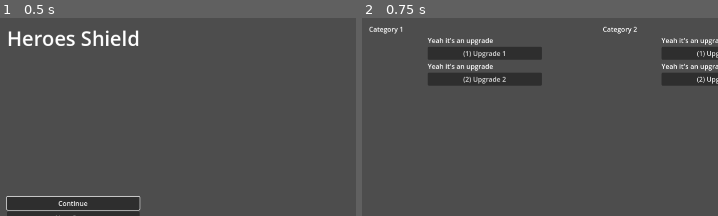
Above: before the commit, frames 1-2 (left to right).
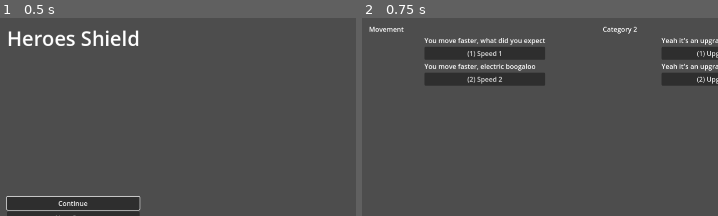
Above: after the commit, the same moments.

Repository: Cookie-Tin-Studios/Heroes-Shield
Game: Godot game, scene res://scenes/menu/main_menu.tscn
Two runs of this game, one before a commit and one after it. Both use one fixed random seed, a clock stepped at 60 frames per second and the inputs below.
Inputs:
- Up to frame 1 (0.5 s): no input
- Up to frame 2 (0.75 s): click "Upgrades" at 0.5 s
The pictures show only the part of the screen within x 0-50%, y 0-50%; the shares and areas given below are measured in that part.

Frame 1 is identical in both runs. In frame 2, 1.8% of the frame differs, in the area x 1-52%, y 4-34%.

Commit message:
why the hell do my buttons not work

Diff:
--- a/project.godot
+++ b/project.godot
@@ -91,6 +91,12 @@
 , Object(InputEventJoypadButton,"resource_local_to_scene":false,"resource_name":"","device":-1,"button_index":0,"pressure":0.0,"pressed":false,"script":null)
 ]
 }
+ui_previous_menu={
+"deadzone": 0.5,
+"events": [Object(InputEventKey,"resource_local_to_scene":false,"resource_name":"","device":-1,"window_id":0,"alt_pressed":false,"shift_pressed":false,"ctrl_pressed":false,"meta_pressed":false,"pressed":false,"keycode":0,"physical_keycode":4194305,"key_label":0,"unicode":0,"location":0,"echo":false,"script":null)
+, Object(InputEventJoypadButton,"resource_local_to_scene":false,"resource_name":"","device":-1,"button_index":1,"pressure":0.0,"pressed":true,"script":null)
+]
+}
 
 [layer_names]
 
--- a/scenes/menu/upgrades/upgrade.tscn
+++ b/scenes/menu/upgrades/upgrade.tscn
@@ -14,3 +14,5 @@
 [node name="upgrade" type="Button" parent="."]
 layout_mode = 2
 text = "(0) Upgrade"
+
+[connection signal="pressed" from="upgrade" to="." method="_on_click"]
--- a/scripts/globals.gd
+++ b/scripts/globals.gd
@@ -39,9 +39,9 @@
 	level_progress += amount
 
 var upgrades = [
-	UpgradeCategory.new("Category 1", [
-		Upgrade.new("Upgrade 1", "Yeah it's an upgrade", 1),
-		Upgrade.new("Upgrade 2", "Yeah it's an upgrade", 2)
+	UpgradeCategory.new("Movement", [
+		MovementUpgrade.new("Speed 1", "You move faster, what did you expect", 1, 0.1),
+		MovementUpgrade.new("Speed 2", "You move faster, electric boogaloo", 2, 0.1)
 	]),
 	UpgradeCategory.new("Category 2", [
 		Upgrade.new("Upgrade 1", "Yeah it's an upgrade", 1),
@@ -52,3 +52,4 @@
 		Upgrade.new("Upgrade 2", "Yeah it's an upgrade", 2)
 	])
 ]
+var active_upgrades: Array[Upgrade] = []
--- a/scripts/menu/main_menu.gd
+++ b/scripts/menu/main_menu.gd
@@ -8,13 +8,14 @@
 	version.text = "Your Mother v1.1"
 	$HBoxContainer/VBoxContainer/VBoxContainer/Continue.grab_focus()
 
-func _process(delta: float) -> void:
+func _process(_delta) -> void:
+	#TODO: figure out how to do this without exiting straight from upgrade_menu
+	#if Input.is_action_pressed("ui_previous_menu"):
+		#_on_exit_pressed()
 	pass
-
 
 func _on_continue_pressed() -> void:
 	get_tree().change_scene_to_file("res://scenes/main.tscn")
-
 
 func _on_new_game_pressed() -> void:
 	get_tree().change_scene_to_file("res://scenes/main.tscn")
--- a/scripts/menu/upgrade_menu.gd
+++ b/scripts/menu/upgrade_menu.gd
@@ -1,8 +1,8 @@
 extends MarginContainer
 
-@onready var upgrade_columns: HBoxContainer = $upgrade_columns
+#@onready var upgrade_columns: HBoxContainer = $upgrade_columns
 @onready var upgrade_category = preload("res://scenes/menu/upgrades/upgrade_category.tscn")
-
+const MainMenu = preload("res://scenes/menu/main_menu.tscn")
 var upgrades = Globals.upgrades
 
 # Called when the node enters the scene tree for the first time.
@@ -10,5 +10,13 @@
 	for category in upgrades:
 		var newCategory = upgrade_category.instantiate()
 		newCategory.category = category
-		upgrade_columns.add_child(newCategory)
-	pass # Replace with function body.
+		newCategory.purchased.connect(_on_upgrade_purchased)
+		$upgrade_columns.add_child(newCategory)
+
+func _process(_delta) -> void:
+	if Input.is_action_pressed("ui_previous_menu"):
+		print_debug("going back to main menu")
+		get_tree().change_scene_to_packed(MainMenu)
+
+func _on_upgrade_purchased(upgrade: Upgrade) -> void:
+	Globals.active_upgrades.append(upgrade)
--- /dev/null
+++ b/scripts/menu/upgrades/types/movement_upgrade.gd
@@ -0,0 +1,9 @@
+extends Upgrade
+
+class_name MovementUpgrade
+
+var buff_percent: float
+
+func _init(name: String, desc: String, cost: int, buff: float):
+	super(name, desc, cost)
+	buff_percent = buff
--- a/scripts/menu/upgrades/upgrade_category_scene.gd
+++ b/scripts/menu/upgrades/upgrade_category_scene.gd
@@ -1,15 +1,18 @@
 extends Control
 
-var category: UpgradeCategory
-@onready var category_name: Label = $"Category Name"
-@onready var upgrade_list: VBoxContainer = $HBoxContainer/upgrade_list
-const upgrade_scene = preload("res://scenes/menu/upgrades/upgrade.tscn")
+var category: UpgradeCategory = UpgradeCategory.new("test", [])
+const upgrade_scene: PackedScene = preload("res://scenes/menu/upgrades/upgrade.tscn")
+
+signal purchased(Upgrade)
 
 # Called when the node enters the scene tree for the first time.
 func _ready() -> void:
-	category_name.text = category.Name
+	$"Category Name".text = category.Name
 	for upgrade in category.Upgrades:
 		var newUpgrade = upgrade_scene.instantiate()
 		newUpgrade.upgrade = upgrade
-		upgrade_list.add_child(newUpgrade)
-		pass
+		newUpgrade.purchased.connect(_on_upgrade_purchased)
+		$HBoxContainer/upgrade_list.add_child(newUpgrade)
+
+func _on_upgrade_purchased(upgrade: Upgrade) -> void:
+	purchased.emit(upgrade)
--- a/scripts/menu/upgrades/upgrade_scene.gd
+++ b/scripts/menu/upgrades/upgrade_scene.gd
@@ -4,13 +4,16 @@
 @onready var description: Label = $description
 @onready var upgrade_button: Button = $upgrade
 
+signal purchased(Upgrade)
+
 # Called when the node enters the scene tree for the first time.
 func _ready() -> void:
 	upgrade_button.text = "(%s) %s" % [upgrade.Cost, upgrade.Name]
 	description.text = upgrade.Description
-	pass # Replace with function body.
 
 
-# Called every frame. 'delta' is the elapsed time since the previous frame.
-func _process(delta: float) -> void:
-	pass
+func _on_click() -> void:
+	print_debug("purchasing upgrade")
+	purchased.emit(upgrade)
+	# TODO: Coin Balance check
+	# TODO: Coin Balance subtract
Renamed: scripts/menu/upgrades/upgrade.gd -> scripts/menu/upgrades/types/upgrade.gd
